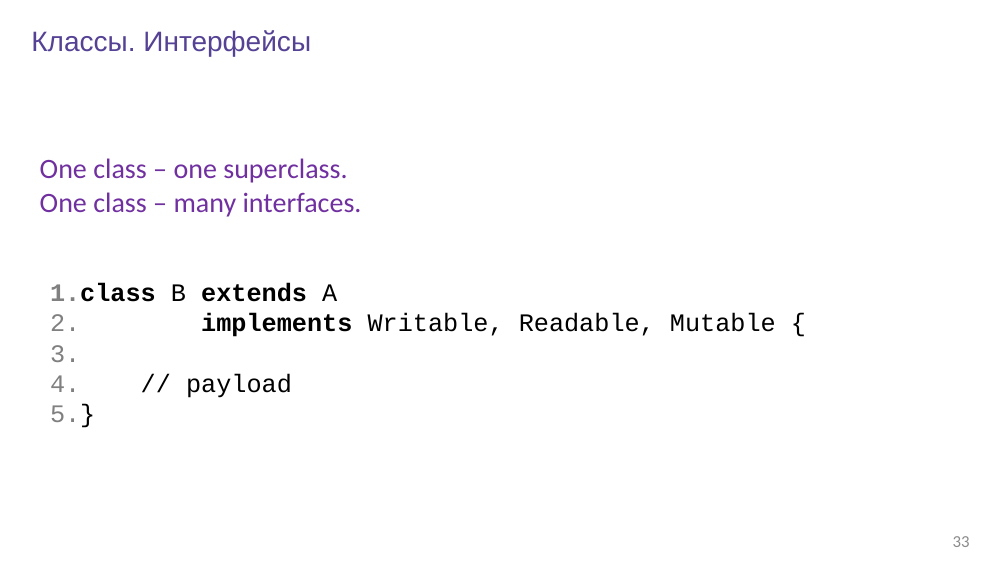
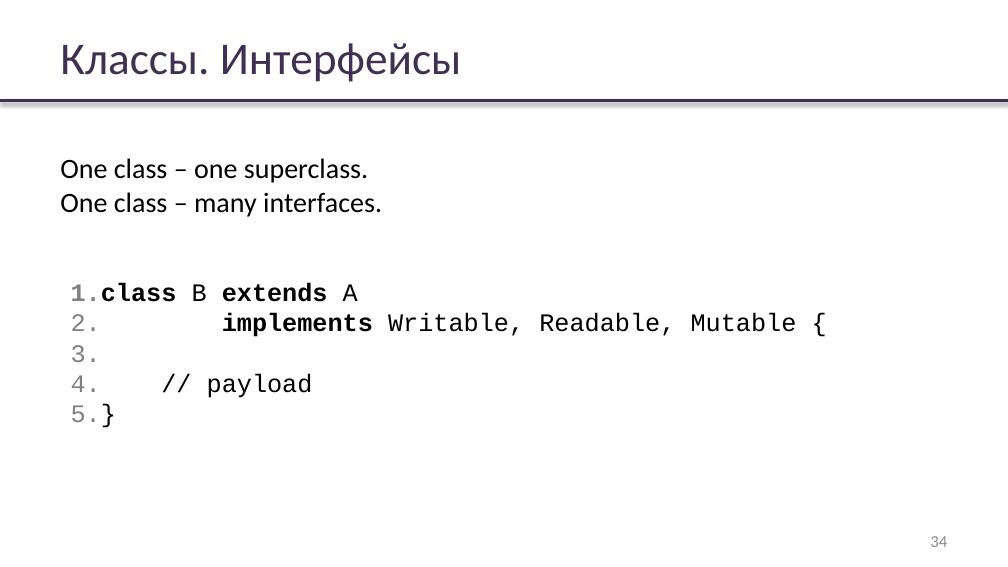
Before and after one commit to rybalkinsd/atom, a slide deck: slide 34 of lecture1/presentation/lecture01.pptx (slide 33 before the commit). Drawn at 1008x567 pixels with LibreOffice and Linux fonts; fonts in the diff are those of the drawing; background and template pictures are left out. Boxes give left, top, right and bottom in pixels: in the first picture for what was removed or moved away, otherwise in the second. Text is boxed around its words. In the diff, an @@ line names an element or a change of style, - is before the commit and + after.

Commit message:
Presentation style normalization

```diff
--- a/lecture1/presentation/lecture01.pptx
+++ b/lecture1/presentation/lecture01.pptx
@@ title "Классы. Интерфейсы": place and size @@
-title "Классы. Интерфейсы" at (31, 30, 311, 56)
+title "Классы. Интерфейсы" at (60, 43, 462, 82)
@@ title "Классы. Интерфейсы" at (60, 43, 462, 82): size 20 to 32.4 pt, font Arial to Calibri, text colour #554294 to #403152; vertical alignment top to middle @@
@@ line added from (0, 101) to (1008, 101), #403152 2 pt @@
@@ text "One class – one superclass.": place and size @@
-text "One class – one superclass." at (40, 158, 362, 217)
+text "One class – one superclass." at (60, 158, 382, 217)
@@ text "One class – one superclass." at (60, 158, 382, 217): text colour #7030A0 to #000000 @@
@@ text "class B extends A": place and size @@
-text "class B extends A" at (50, 283, 776, 398)
+text "class B extends A" at (71, 283, 797, 398)
@@ page number added at (930, 536, 947, 547), 12 pt, text #8C8C8C @@
+34
@@ page number removed at (953, 536, 970, 547) @@
-33
```
Also in this commit, not shown: 34 other slides changed, 1 slide added, 1 other file.
